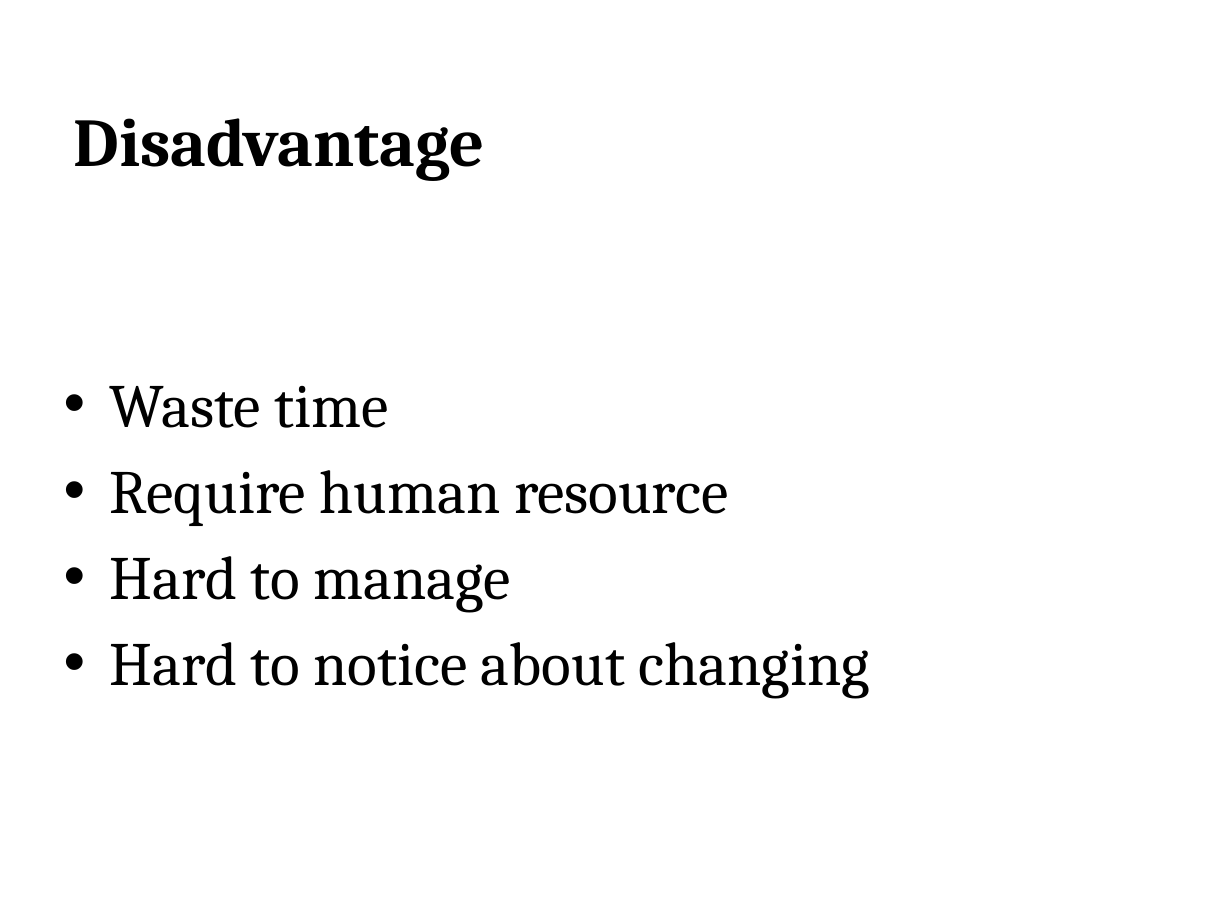
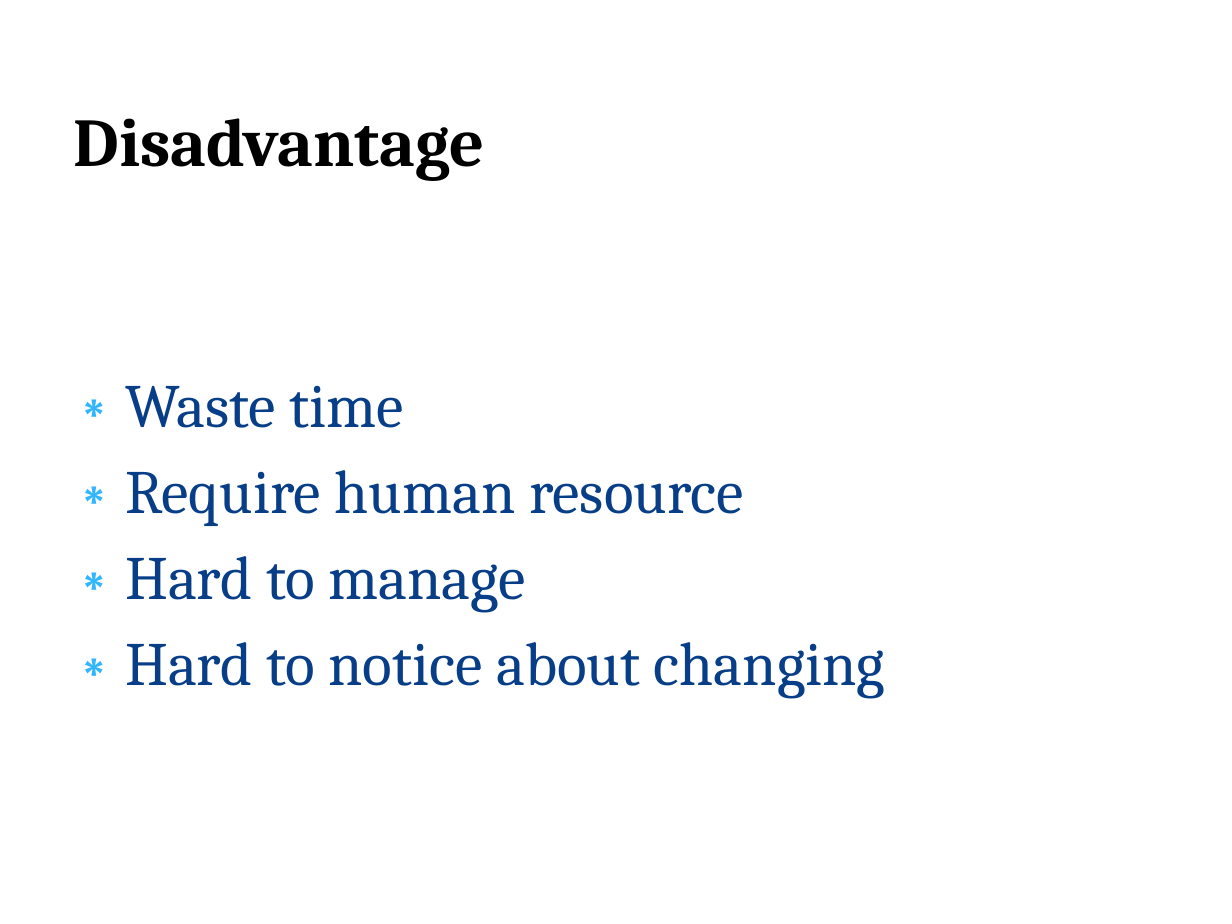
Before and after one commit to tranquang9a1/ECRM, a slide deck: slide 4 of Document/ECRM-Presentation.pptx. Drawn at 1232x924 pixels with LibreOffice and Linux fonts; fonts in the diff are those of the drawing. Boxes give left, top, right and bottom in pixels: in the first picture for what was removed or moved away, otherwise in the second. Text is boxed around its words. In the diff, an @@ line names an element or a change of style, - is before the commit and + after.

Commit message:
Update presentation

```diff
--- a/Document/ECRM-Presentation.pptx
+++ b/Document/ECRM-Presentation.pptx
@@ text "Waste time" at (125, 386, 885, 699): text colour #000000 to #073E87; bullet • to ∗ @@
```
Also in this commit, not shown: 8 other slides changed.
